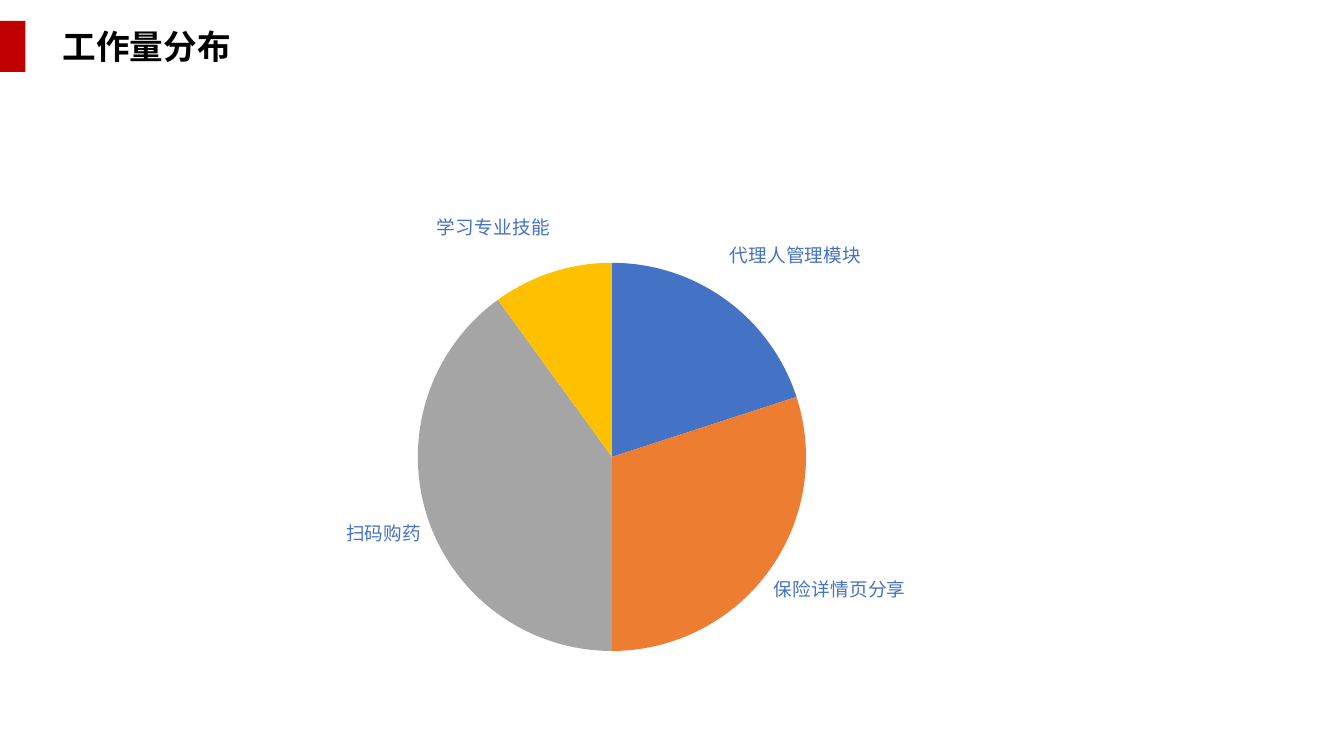
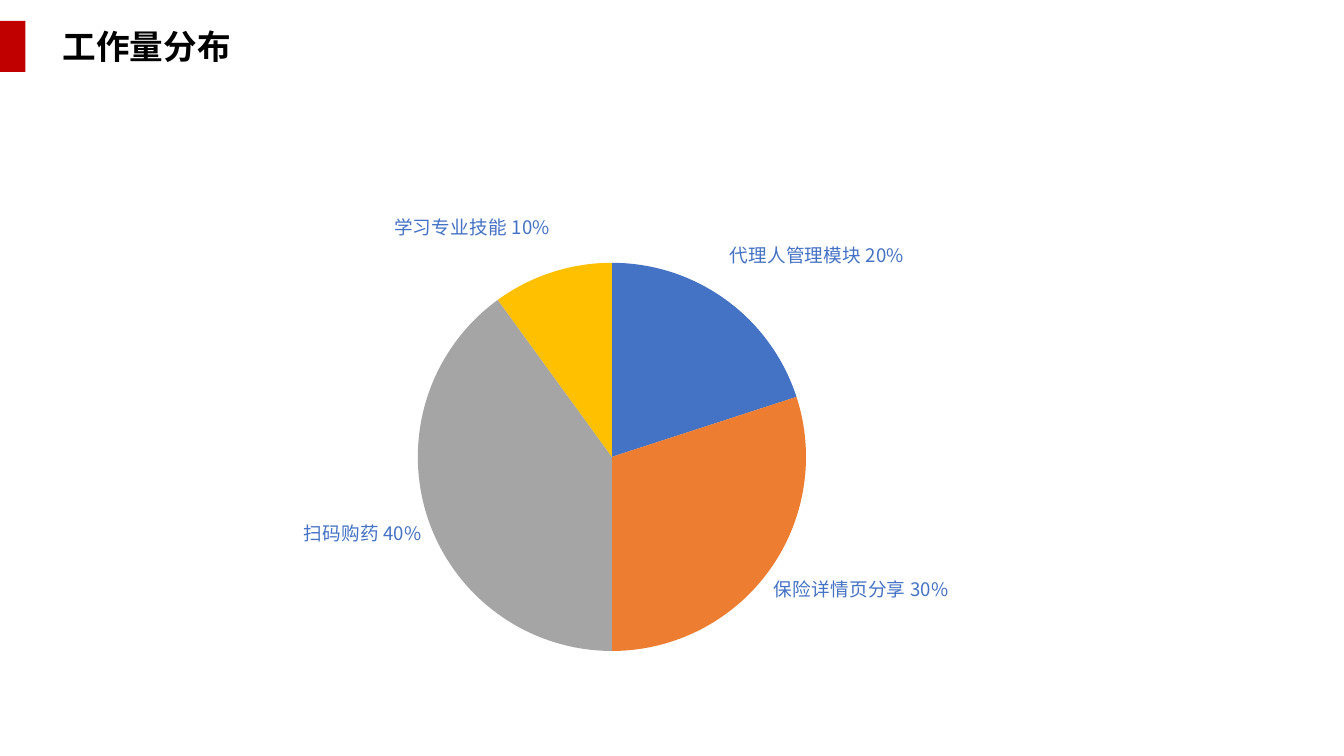
Before and after one commit to WakingFox/myself, a slide deck: slide 7 of 转正述职/王贵成转正述职报告.pptx. Drawn at 1344x756 pixels with LibreOffice and Linux fonts; fonts in the diff are those of the drawing; background and template pictures are left out. Boxes give left, top, right and bottom in pixels: in the first picture for what was removed or moved away, otherwise in the second. Text is boxed around its words. In the diff, an @@ line names an element or a change of style, - is before the commit and + after.

```diff
--- a/转正述职/王贵成转正述职报告.pptx
+++ b/转正述职/王贵成转正述职报告.pptx
@@ pie chart at box(52, 194, 1212, 680) @@
-categories: 代理人管理模块, 保险详情页分享, 扫码购药, 学习专业技能
+categories: 代理人管理模块 20%, 保险详情页分享 30%, 扫码购药 40%, 学习专业技能 10%
@@ data labels of Series 1 changed @@
```
Also in this commit, not shown: 15 other slides changed, 2 slides added.
